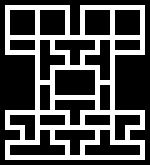
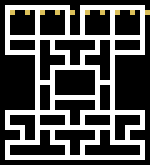
Two versions of the same layered image (150px x 165px). Layer-by-layer changes:
added layer "Pellets" above "Background" over [10, 10, 150, 15]
